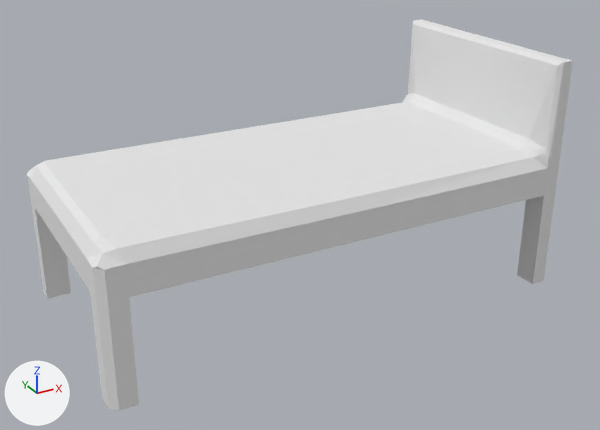
The OBJ model DV1572/DV1572/trolls_inn/Resources/Bed/HighBed.obj as it was, and as the next commit left it.
Camera for both pictures: a 50 mm lens placed at (-1.06, -2.84, 1.75), pointed at (0.48, -0.06, 0.36). The lights are fixed; the arrows at lower left show +X, +Y and +Z. Where no turn or scale is listed for an object, it has been applied to the vertices.

In view in the first picture: 'HighBed'.
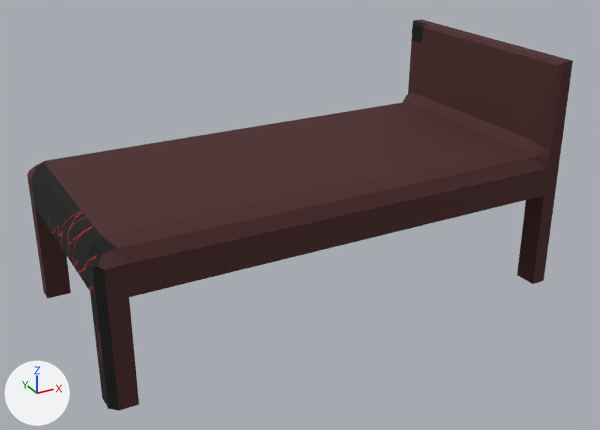
Where the change shows, as pixel boxes (x1, y1, x2, y2) in the pictures (600 x 430 px):
'HighBed', recoloured (white to brown)
    both: (27, 19, 573, 411)

The edits, one by one:
Picture 'Texture.png' (img_texture_png) is new.
Material 'phong1SG' (mat_phong1sg) is new.
Its texture is img_texture_png.
Its roughness is 0.866.
me_highbed has 123 vertices, 242 faces and spans x -0.5..1.5, y -0.5..0.5, z 0.0..0.99.
me_highbed no longer uses material mat_phong2sg (white #e7e7e7).
me_highbed now uses material mat_phong1sg (picture img_texture_png).
